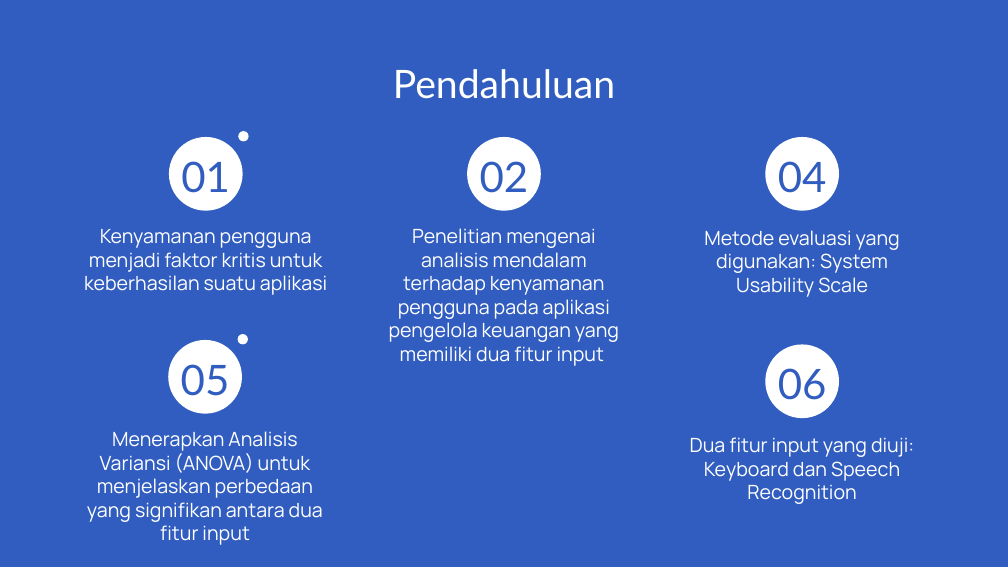
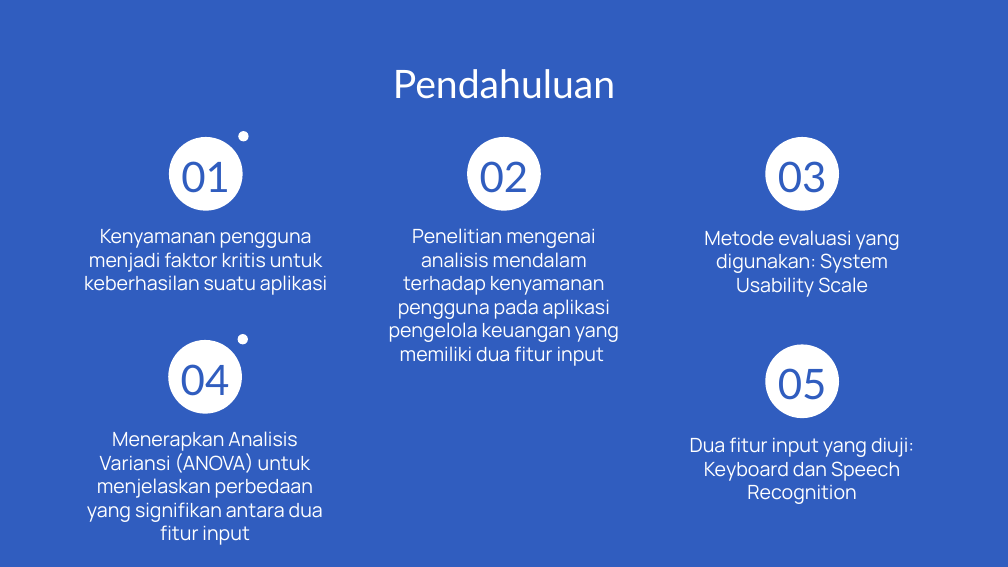
Before and after one commit to tdimk2023p/final-project-donataVD, a slide deck: slide 2 of Donata Yulvida_Presentasi FP.pptx. Drawn at 1008x567 pixels with LibreOffice and Linux fonts; fonts in the diff are those of the drawing. Boxes give left, top, right and bottom in pixels: in the first picture for what was removed or moved away, otherwise in the second. Text is boxed around its words. In the diff, an @@ line names an element or a change of style, - is before the commit and + after.

Commit message:
Update file ppt

```diff
--- a/Donata Yulvida_Presentasi FP.pptx
+++ b/Donata Yulvida_Presentasi FP.pptx
@@ title at (x1=778, y1=161, x2=827, y2=193): text changed @@
-04
+03
@@ text at (x1=181, y1=364, x2=230, y2=396): text changed @@
-05
+04
@@ text at (x1=778, y1=368, x2=827, y2=400): text changed @@
-06
+05
```
Also in this commit, not shown: 2 other slides changed.
